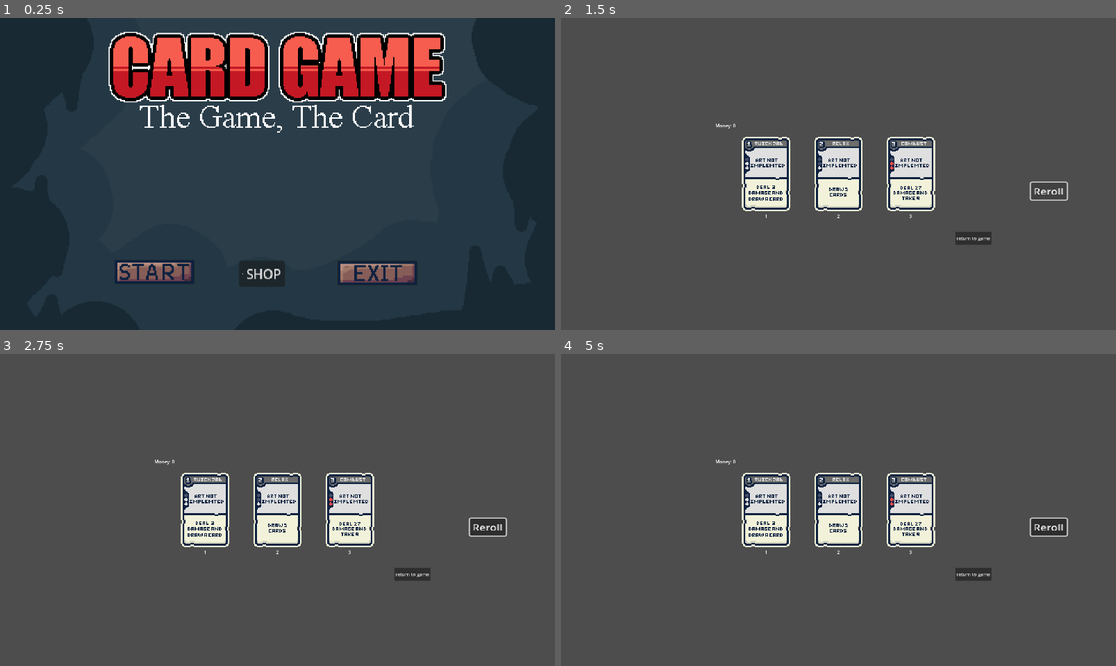
Above: before the commit, frames 1-4 (two rows, left to right).
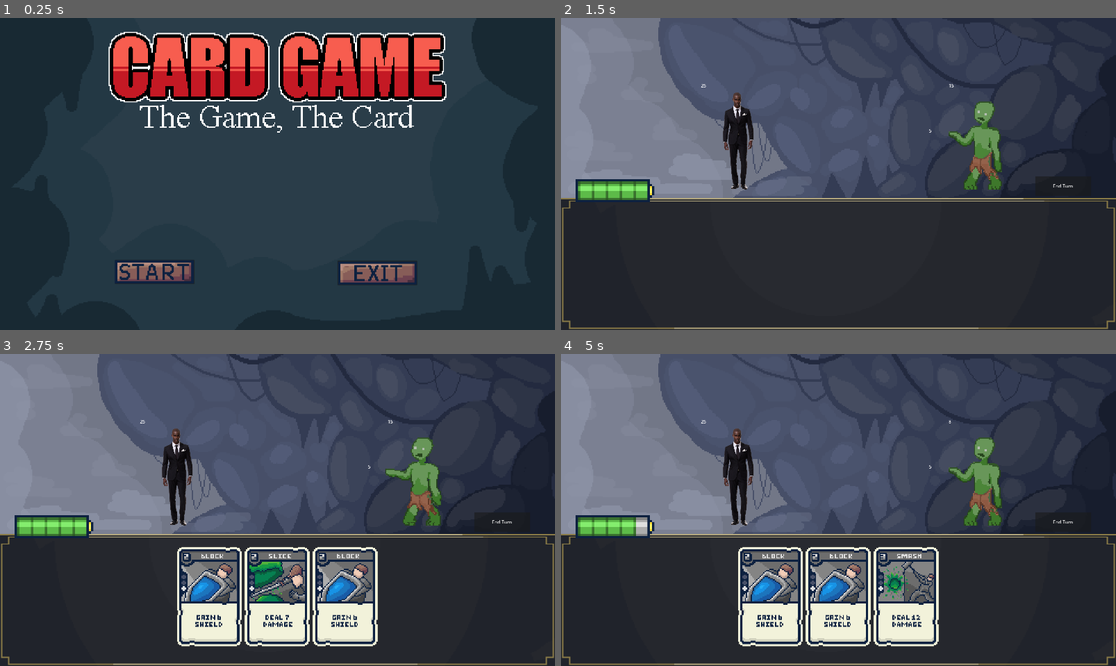
Above: after the commit, the same moments.

Repository: Fredeblok0912/Card_game
Game: Godot game, scene res://menu.tscn
Same seed, same stepped clock (60 frames per second), same inputs: the game is played once before the commit and once after it.
Inputs (mouse positions are in pixels of both pictures, inside the frame that each line leads up to; where the layout moved, square brackets give the same spot in the first picture):
- Up to frame 1 (0.25 s): no input
- Up to frame 2 (1.5 s): click (821, 273) at 0.5 s, where only the run before the commit has a clickable "SHOP"; click (716, 270) [1049, 189] at 1.25 s
- Up to frame 3 (2.75 s): move the mouse to (205, 510) at 2.02 s; hold Up (ui_up) from 2.03 s (still down); click (205, 510) at 2.17 s
- Up to frame 4 (5 s): move the mouse to (838, 510) at 2.77 s; release Up (ui_up) at 2.78 s; hold Down (ui_down) 2.78-3.53 s; click (838, 510) at 2.92 s; move the mouse to (910, 510) at 3.52 s; hold Up (ui_up) from 3.53 s (still down); click (910, 510) at 3.67 s; move the mouse to (810, 572) at 4.27 s; click (810, 572) at 4.42 s

The runs differ from the first frame. In frame 1, 0.6% of the frame differs, in the area x 43-52%, y 77-86%; in frame 2, 91%, in the area x 0-100%, y 0-100%; in frame 3, 91%; in frame 4, 91%.

Commit message:
added $$$signs

Diff:
--- a/menu.tscn
+++ b/menu.tscn
@@ -142,6 +142,7 @@
 script = ExtResource("5_kk3ma")
 
 [node name="Button3" type="Button" parent="."]
+visible = false
 offset_left = 827.0
 offset_top = 840.0
 offset_right = 884.0
--- a/shop.gd
+++ b/shop.gd
@@ -11,7 +11,7 @@
 
 func _ready():
 	display_cards()
-	label.text = "Money: " + str(player.money)
+	label.text = "Money: " + str(player.money)+"$"
 
 
 func buy_cards(card_id, price):
@@ -83,7 +83,8 @@
 		var sprite_size = card_sprite.texture.get_size() * card_sprite.scale  # Vector2
 
 		var price_label := Label.new()
-		price_label.text = str(Cardlist.card_database[card_id].get("cost"))
+		price_label.text = ("")
+		price_label.text = str(rarity_price[Cardlist.card_database[card_id]["rarity"]].get("price"),"$")
 		price_label.horizontal_alignment = HORIZONTAL_ALIGNMENT_CENTER
 		price_label.size_flags_horizontal = Control.SIZE_FILL
 		price_label.size = Vector2(sprite_size.x, 20)# grrr jeg fucking hader
